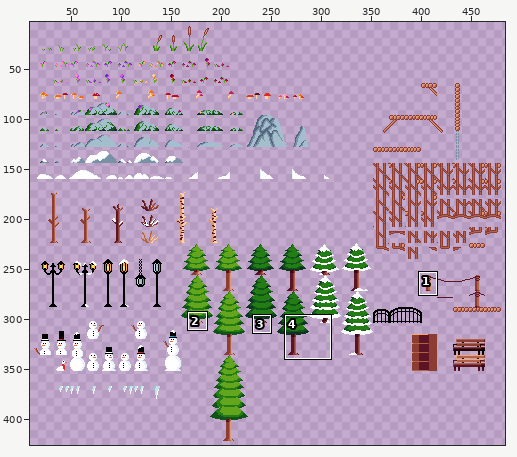
Sprite sheet, stored at Goose with a Scarf/sprites/sprTilesDeco16/e3e90a35-e177-4fa3-9686-92c172d5dfba.png. The picture above shows the old version from afar; the outline marks the close-up.
Close-up. The starting point:
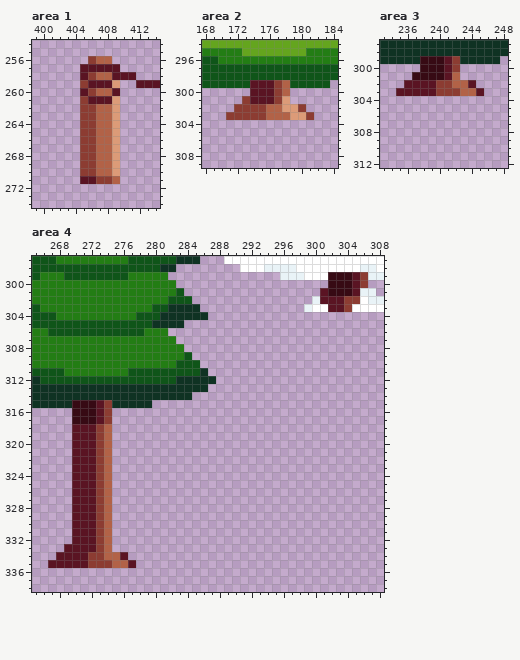
The file is 496x496 pixels. Shown: area 1: x 399..414, y 254..274; area 2: x 168..184, y 294..309; area 3: x 233..248, y 297..312; area 4: x 265..308, y 297..338. The wide view leaves out empty margins. The commit also changed other parts of the picture, which this record leaves out.
The same view after the edit:
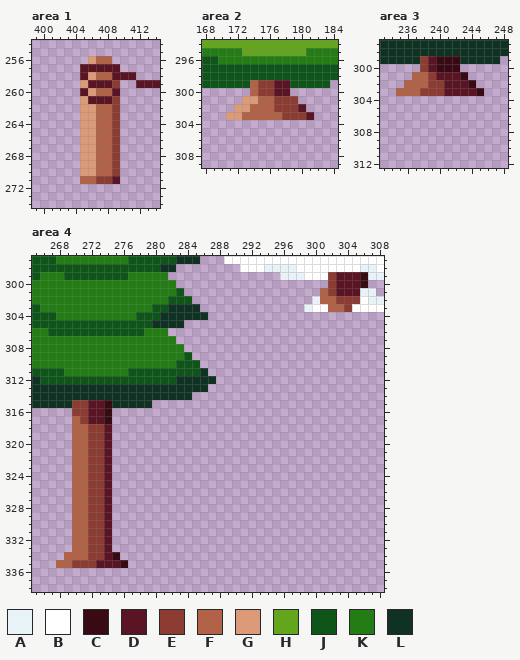
Palette (. is transparent): A #e9f3f7  B #ffffff  C #370a14  D #5a1423  E #8c3c32  F #b26247  G #dc9b78  H #64a51e  J #0f5519  K #237d14  L #0f3223
The edit:
--- area 1
@@ x 403..411 @@
 255 .........
-256 ...EFF...
+256 ...GFF...
 257 ..DDDDD..
-258 ..DEFFDDD
-259 ..EDDDG..
-260 ..DEFFD..
-261 ..EDDDG..
-262 ..EEFFG..
-263 ..EEFFG..
-264 ..EEFFG..
-265 ..EEFFG..
-266 ..EEFFG..
-267 ..EEFFG..
-268 ..EEFFG..
-269 ..EEFFG..
-270 ..EEFFG..
-271 ..DDEEF..
+258 ..DGFFDDD
+259 ..GDDDE..
+260 ..DGFFD..
+261 ..GDDDE..
+262 ..GGFFE..
+263 ..GGFFE..
+264 ..GGFFE..
+265 ..GGFFE..
+266 ..GGFFE..
+267 ..GGFFE..
+268 ..GGFFE..
+269 ..GGFFE..
+270 ..GGFFE..
+271 ..FFEED..
 272 .........
--- area 2
@@ x 168..184 @@
 298 JJJJJJJJJJJJJJJJJ
-299 JJJJJJDDDEFJJJJJ.
-300 ......DDDEF......
-301 .....EDDDEG......
-302 ....EEEEFFGGE....
-303 ...EEEEEFFFGGE...
+299 JJJJJJFEEDDJJJJJ.
+300 ......FEEDD......
+301 .....GGFFEEE.....
+302 ....GGFFFEEED....
+303 ...GGFFFFFEEED...
 304 .................
--- area 3
@@ x 233..248 @@
 298 LLLLLLLLLLLLLLLL
-299 LLLLLCCCDELLLLL.
-300 .....CCCDE......
-301 ....CCCCDF......
-302 ...DDDDEEFFD....
-303 ..DDDDDEEEFFD...
+299 LLLLLEDCCCLLLLL.
+300 .....EDCCC......
+301 ....FFEDDDC.....
+302 ...FFFEEDDDC....
+303 ..FFFEEEDDDDC...
 304 ................
--- area 4
@@ x 299..308 @@
 298 BBBBBBBAAB
-299 BBBCCCDEAA
-300 ...CCCDE..
-301 ..DCCCDAA.
-302 .ADDDEEBAA
-303 ABBDDEBBBB
+299 BBBEDDDCAA
+300 ...EDDDC..
+301 ..FEDDDAA.
+302 .AFFEEEBAA
+303 ABBFFEBBBB
 304 ..........
@@ x 265..279 @@
 314 LLLLLLLLLLLLLLL
-315 LLLLLCCCDELLLLL
-316 .....CCCDE.....
-317 .....CCCDE.....
-318 .....DDDEF.....
-319 .....DDDEF.....
-320 .....DDDEF.....
-321 .....DDDEF.....
-322 .....DDDEF.....
-323 .....DDDEF.....
-324 .....DDDEF.....
-325 .....DDDEF.....
-326 .....DDDEF.....
-327 .....DDDEF.....
-328 .....DDDEF.....
-329 .....DDDEF.....
-330 .....DDDEF.....
-331 .....DDDEF.....
-332 .....DDDEF.....
-333 ....DDDDEF.....
-334 ...DDDDEEFFD...
-335 ..DDDDDEEEFFD..
+315 LLLLLEEDDCLLLLL
+316 .....EEDDC.....
+317 .....FEDDC.....
+318 .....FFEED.....
+319 .....FFEED.....
+320 .....FFEED.....
+321 .....FFEED.....
+322 .....FFEED.....
+323 .....FFEED.....
+324 .....FFEED.....
+325 .....FFEED.....
+326 .....FFEED.....
+327 .....FFEED.....
+328 .....FFEED.....
+329 .....FFEED.....
+330 .....FFEED.....
+331 .....FFEED.....
+332 .....FFEED.....
+333 .....FFEED.....
+334 ....FFFEEDC....
+335 ...FFEEEDDDC...
 336 ...............
Pixel boxes of the changes (left, top, right, bottom) in both close-ups:
changed: (80, 56, 120, 184)
changed: (226, 80, 314, 120)
changed: (396, 56, 484, 96)
changed: (320, 272, 368, 312)
changed: (48, 400, 136, 568)
